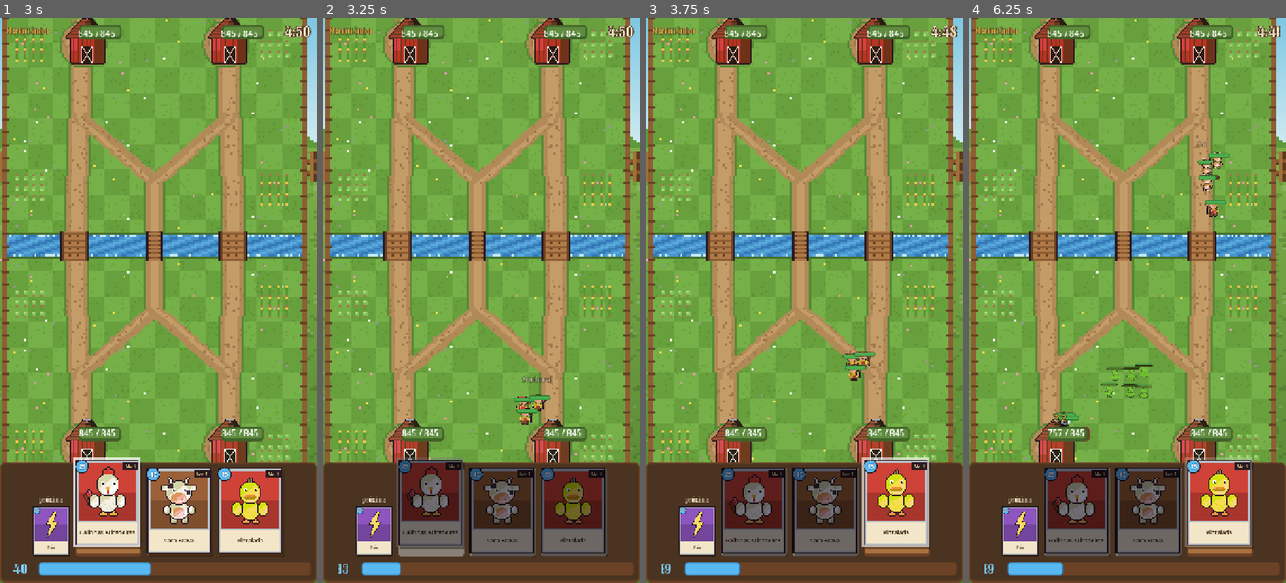
Above: before the commit, frames 1-4 (left to right).
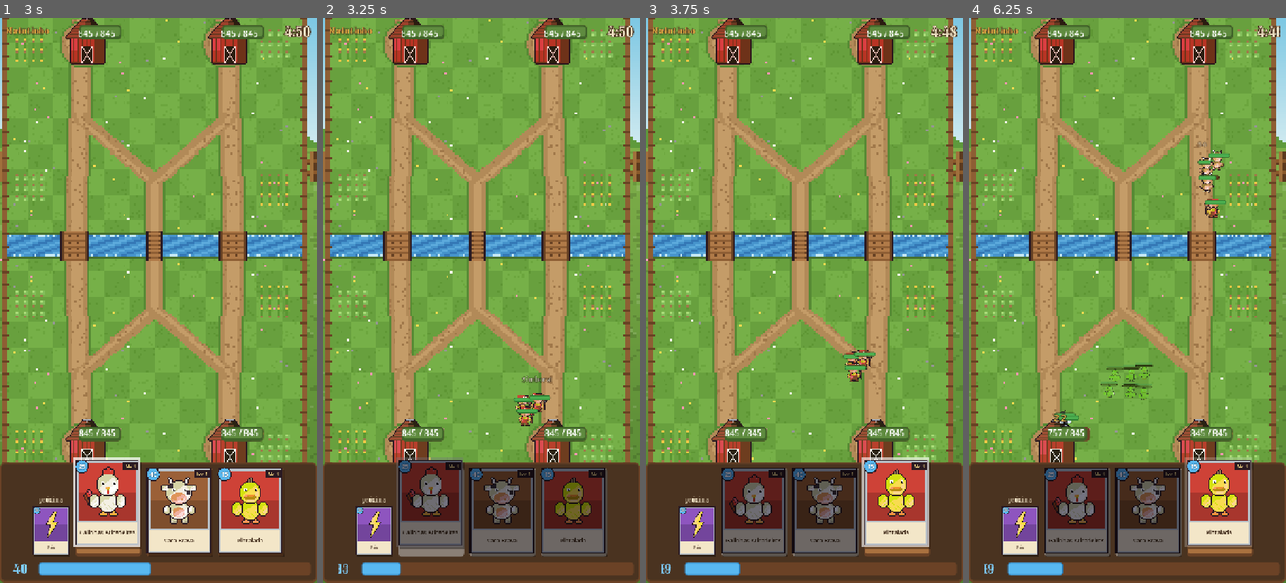
Above: after the commit, the same moments.

Repository: Generadevde/farmarena
Game: Godot game, scene res://ci/battle_test.tscn
The game is run twice, just before and just after one commit, with the same random seed, the same clock (stepped at 60 frames per second) and the same inputs. This scene is started directly instead of the project's main scene. The engine's default icon, where the game draws it, is replaced by a stand-in: a white triangle on a blue panel in a dark square.
Inputs (mouse positions are in pixels of both pictures, inside the frame that each line leads up to):
- Up to frame 1 (3 s): drag from (50, 532) to (88, 453) at 0.52 s; click "Pintaiada" at 1.25 s; click "Galinhas Atiradeiras" at 2 s; click "Galinhas Atiradeiras" at 2.75 s
- Up to frame 2 (3.25 s): no input
- Up to frame 3 (3.75 s): click "Pintaiada" at 3.5 s
- Up to frame 4 (6.25 s): click "Galinhas Atiradeiras" at 4.25 s; click "Pintaiada" at 5 s; drag from (1076, 509) to (1127, 379) at 5.77 s

Frame 1 is identical in both runs. In frame 2, 0.2% of the frame differs, in the area x 60-71%, y 66-73%; in frame 3, 0.1%; in frame 4, 0.4%, in the area x 28-81%, y 23-73%.

Commit message:
Tropas um pouco maiores, nível escondido no torneio, LEIA-ME e roteiro atualizados
Co-Authored-By: Claude Fable 5.2 <noreply@anthropic.com>
Claude-Session: https://claude.ai/code/session_01F2c9wwKpd4XWAaAeM55Dzi

Diff:
--- a/Scripts/catalogo.gd
+++ b/Scripts/catalogo.gd
@@ -12,7 +12,7 @@
 
 const UNIT_TEMPLATE = "res://Units/scenes/unit_base.tscn"
 const PATH_PREFIX = "res://c2/"
-const SPRITE_SCALE = 0.95  # só visual: o corpo (colisão/alcance) vem do CollisionShape, não do sprite
+const SPRITE_SCALE = 1.1  # só visual: o corpo (colisão/alcance) vem do CollisionShape, não do sprite
 
 const COMUM = 0
 const RARA = 1
--- a/Scripts/unit_base.gd
+++ b/Scripts/unit_base.gd
@@ -116,7 +116,7 @@
 	$ProgressBar.theme = ThemeBuilder.game_theme
 	$ProgressBar.custom_minimum_size = Vector2(40, 8)  # garante formato de barra alongada, não um quadrado pequeno
 	$LevelLabel.text = "Nv%d" % card_level
-	$LevelLabel.visible = card_level > 1  # nível 1 não polui a tela
+	$LevelLabel.visible = card_level > 1 and !MatchSetup.tournament  # nível 1 (e torneio, tudo igual) não polui a tela
 	$LevelLabel.add_theme_font_size_override("font_size", 11)
 	add_to_group("damageable")
 
Not shown, changed: LEIA-ME.md
Not shown, changed: ROADMAP_2.0.md
